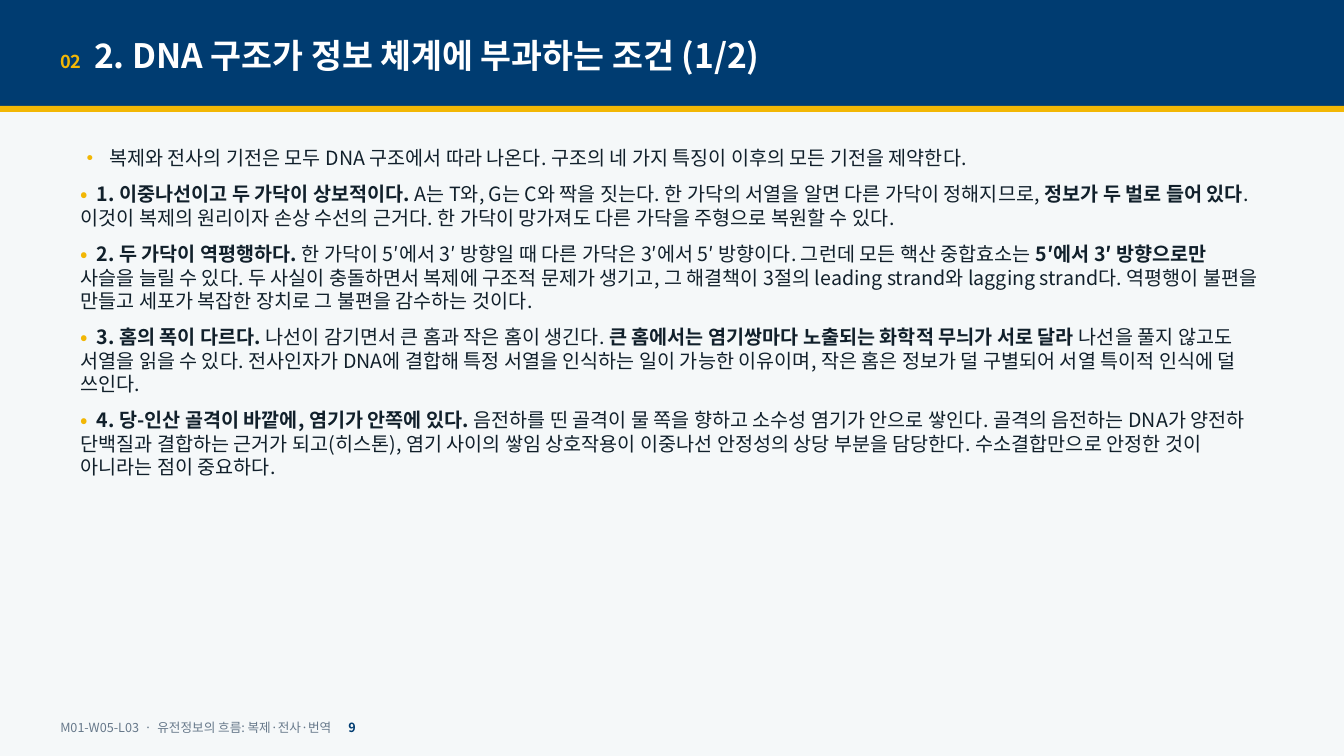
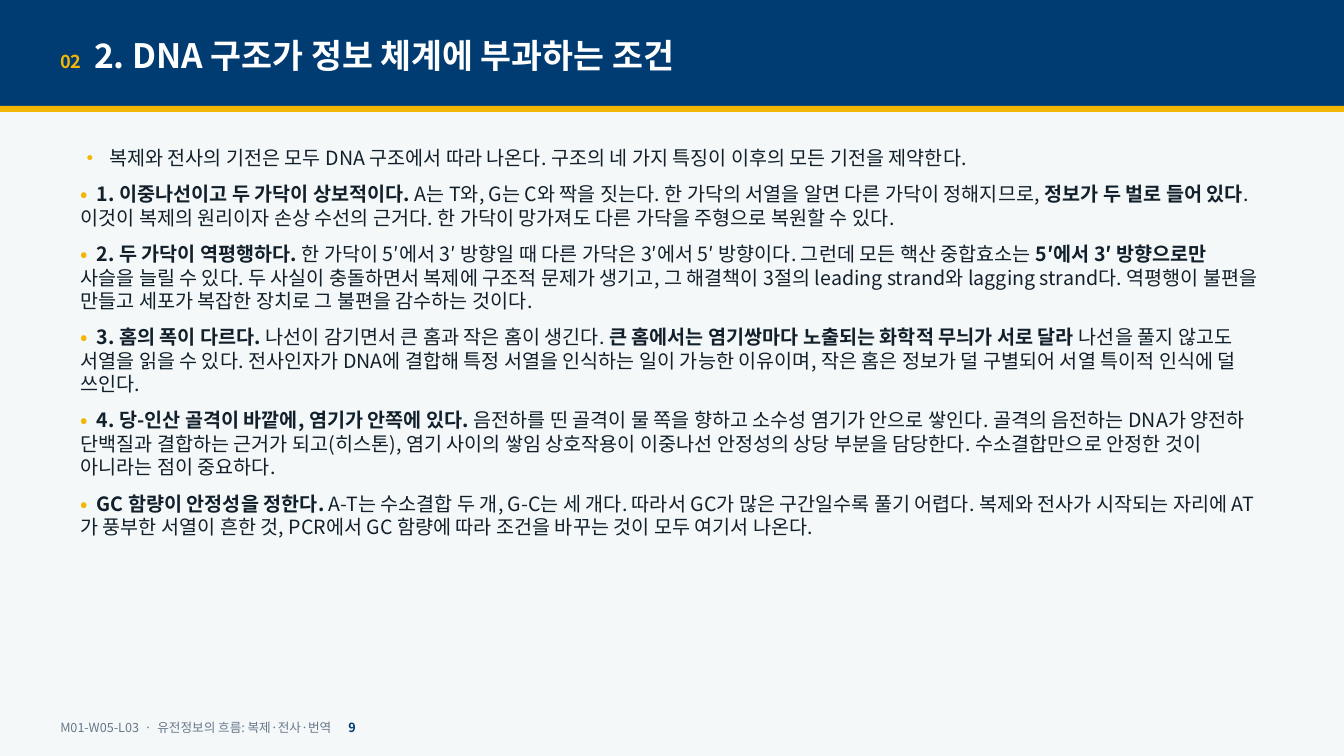
Before and after one commit to hoperiasd2/hoperiasd2.github.io, a slide deck: slide 9 of curriculum/M01/W05/L03/slides.pptx. Drawn at 1344x756 pixels with LibreOffice and Linux fonts; fonts in the diff are those of the drawing. Boxes give left, top, right and bottom in pixels: in the first picture for what was removed or moved away, otherwise in the second. Text is boxed around its words. In the diff, an @@ line names an element or a change of style, - is before the commit and + after.

```diff
--- a/curriculum/M01/W05/L03/slides.pptx
+++ b/curriculum/M01/W05/L03/slides.pptx
@@ text at (60,39,674,71): text changed @@
-02 2. DNA 구조가 정보 체계에 부과하는 조건 (1/2)
+02 2. DNA 구조가 정보 체계에 부과하는 조건
@@ text at (97,494,1227,538): paragraph added @@
+• GC 함량이 안정성을 정한다. A-T는 수소결합 두 개, G-C는 세 개다. 따라서 GC가 많은 구간일수록 풀기 어렵다. 복제와 전사가 시작되는 자리에 AT가 풍부한 서열이 흔한 것, PCR에서 GC 함량에 따라 조건을 바꾸는 것이 모두 여기서 나온다.
```
Also in this commit, not shown: 22 other slides changed, 16 slides removed, 6 other files.
